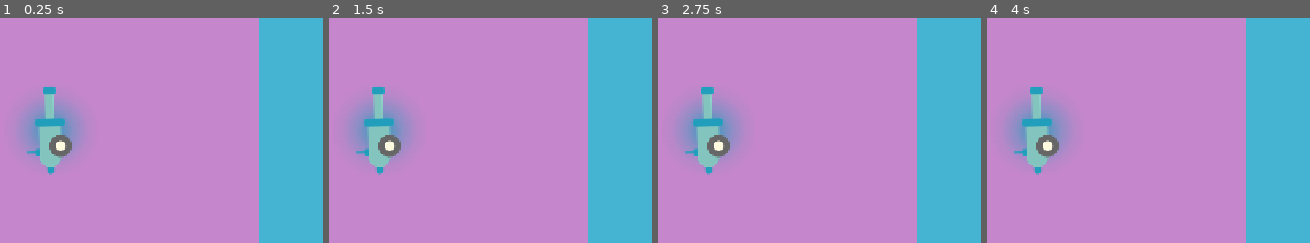
Above: before the commit, frames 1-4 (left to right).
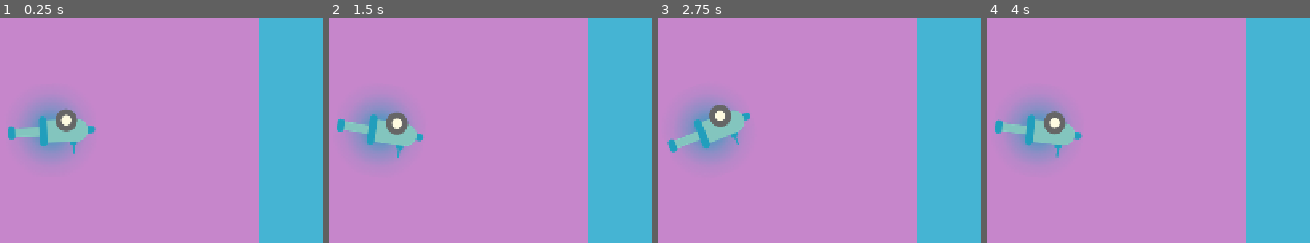
Above: after the commit, the same moments.

Repository: ChromalescenceLabs/Dear-Ana-Mosyne
Game: Godot game, scene res://Scenes/memory_collection_scene.tscn
Same seed, same stepped clock (60 frames per second), same inputs: the game is played once before the commit and once after it. The project has no main scene, so this scene is started directly.
Inputs (mouse positions are % of the whole screen's width and height, from its top left):
- Up to frame 1 (0.25 s): no input
- Up to frame 2 (1.5 s): tap Enter at 0.5 s; move the mouse to (65, 45) at 0.52 s; press the mouse at (65, 45) at 0.53 s; hold Right 0.53-1.28 s; tap Space at 1.25 s; move the mouse to (13, 55) at 1.27 s; release the mouse at (13, 55) at 1.28 s; hold Down from 1.28 s (still down); click (13, 55) at 1.35 s
- Up to frame 3 (2.75 s): tap Enter at 2 s; move the mouse to (50, 28) at 2.02 s; release Down at 2.03 s; press the mouse at (50, 28) at 2.03 s; hold Right from 2.03 s (still down); tap Alt at 2.1 s
- Up to frame 4 (4 s): move the mouse to (32, 70) at 2.77 s; release Right at 2.78 s; release the mouse at (32, 70) at 2.78 s; hold Up 2.78-3.53 s; tap Shift at 2.85 s; click (32, 70) at 3.05 s; tap Space at 3.5 s; move the mouse to (75, 65) at 3.52 s; press the mouse at (75, 65) at 3.53 s; hold Left from 3.53 s (still down)
The pictures show only the part of the screen within x 0-50%, y 26-76%; the shares and areas given below are measured in that part.

The runs differ from the first frame. In frame 1, 3.5% of the frame differs, in the area x 2-30%, y 30-70%; in frame 2, 3.4%; in frame 3, 3.6%, in the area x 2-29%, y 30-70%; in frame 4, 3.5%.

Commit message:
feat: add cannon movement

Diff:
--- a/Scenes/cannon.tscn
+++ b/Scenes/cannon.tscn
@@ -1,11 +1,16 @@
 [gd_scene format=3 uid="uid://bv4mpfhwatygv"]
 
+[ext_resource type="Script" uid="uid://6fof5u18yhwm" path="res://Scripts/cannon.gd" id="1_3uv2y"]
 [ext_resource type="Texture2D" uid="uid://bj6q354s5p46" path="res://Assets/Cannon.png" id="1_qayxd"]
+[ext_resource type="PackedScene" uid="uid://6foy2hiyo702" path="res://Scenes/cannon_raycast.tscn" id="2_qlvt6"]
 
 [node name="Cannon" type="Node2D" unique_id=768458813]
+script = ExtResource("1_3uv2y")
 
 [node name="Texture" type="Sprite2D" parent="." unique_id=596690875]
+rotation = -1.5707964
 scale = Vector2(1, 0.97)
 texture = ExtResource("1_qayxd")
 
-[node name="RayCast2D" type="RayCast2D" parent="." unique_id=1827751125]
+[node name="CannonRaycast" parent="Texture" unique_id=1416354037 instance=ExtResource("2_qlvt6")]
+rotation = 1.5707964
--- /dev/null
+++ b/Scenes/cannon_raycast.tscn
@@ -0,0 +1,7 @@
+[gd_scene format=3 uid="uid://6foy2hiyo702"]
+
+[ext_resource type="Script" uid="uid://cbjfdn1g8e1vp" path="res://Scripts/cannon_raycast.gd" id="1_orrb2"]
+
+[node name="CannonRaycast" type="RayCast2D" unique_id=1416354037]
+target_position = Vector2(1400, 0)
+script = ExtResource("1_orrb2")
--- /dev/null
+++ b/Scripts/cannon.gd
@@ -0,0 +1,21 @@
+extends Node2D
+
+var mouse_pos
+
+func _input(event: InputEvent) -> void:
+	if event.is_action_pressed("Click"): aim()
+	elif event.is_action_released("Click"): unaim()
+
+
+func _process(delta: float) -> void:
+	look_at_mouse()
+
+func look_at_mouse() -> void:
+	mouse_pos = get_local_mouse_position()
+	rotation += mouse_pos.angle() * 0.1
+
+func aim() -> void:
+	set_process(true)
+
+func unaim() -> void:
+	set_process(false)
--- /dev/null
+++ b/Scripts/cannon_raycast.gd
@@ -0,0 +1,24 @@
+@tool
+extends RayCast2D
+
+@export var cast_speed := 7000.0
+@export var max_length := 1400.0
+
+func _physics_process(delta: float) -> void:
+	target_position.x = move_toward(
+		target_position.x,
+		max_length,
+		cast_speed * delta
+	)
+
+@export var is_casting := false: set = set_is_casting
+
+func set_is_casting(new_value : bool) -> void:
+	if is_casting == new_value:
+		return
+	is_casting = new_value
+
+	set_physics_process(is_casting)
+
+	if is_casting == false:
+		target_position.x = 0.0
--- a/project.godot
+++ b/project.godot
@@ -33,6 +33,14 @@
 "res://Scripts/": "green"
 }
 
+[input]
+
+Click={
+"deadzone": 0.2,
+"events": [Object(InputEventMouseButton,"resource_local_to_scene":false,"resource_name":"","device":-1,"window_id":0,"alt_pressed":false,"shift_pressed":false,"ctrl_pressed":false,"meta_pressed":false,"button_mask":0,"position":Vector2(0, 0),"global_position":Vector2(0, 0),"factor":1.0,"button_index":1,"canceled":false,"pressed":false,"double_click":false,"script":null)
+]
+}
+
 [physics]
 
 3d/physics_engine="Jolt Physics"
Not shown, added: Scripts/cannon.gd.uid
Not shown, added: Scripts/cannon_raycast.gd.uid
